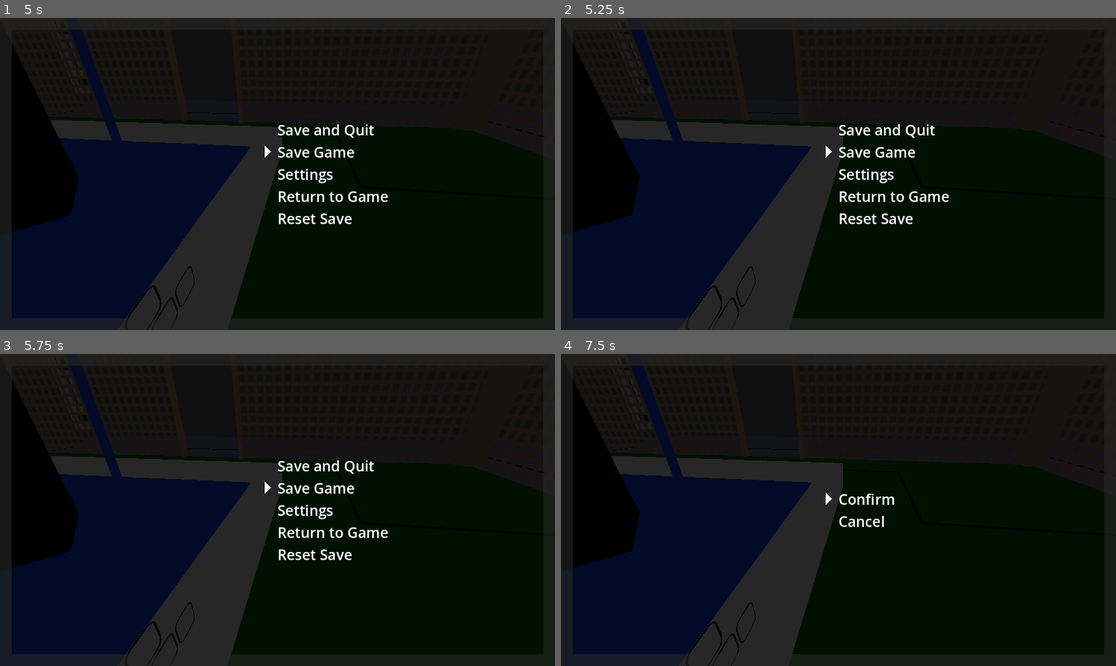
Above: before the commit, frames 1-4 (two rows, left to right).
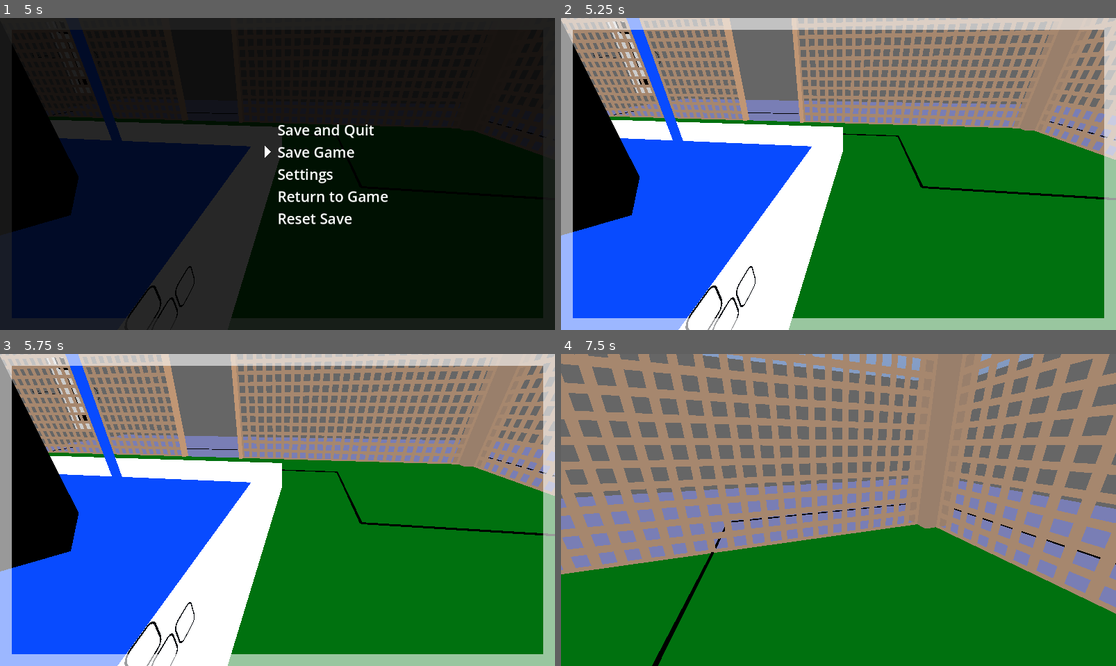
Above: after the commit, the same moments.

Repository: MarkRoss470/grid-puzzle-game
Game: Godot game, scene res://scenes/Main.tscn
Same seed, same stepped clock (60 frames per second), same inputs: the game is played once before the commit and once after it.
Inputs (mouse positions are in pixels of both pictures, inside the frame that each line leads up to):
- Up to frame 1 (5 s): tap Enter (ui_accept) at 0.5, 0.77, 1.25, 1.52, 3.02, 3.77, 4.52 s; move the mouse to (271, 180) at 0.52 s; hold W (move_forward) 0.53-2.03 s; tap Space (free_mouse) at 0.6, 2.1, 3.6 s; click (271, 180) at 0.67 s; move the mouse to (444, 220) at 1.27 s; tap Shift (run) at 1.35, 2.85, 4.35 s; click (444, 220) at 1.42 s; tap R (reset) at 2, 4.9 s; move the mouse to (111, 127) at 2.02 s; hold A (move_left) 2.03-3.53 s; click (111, 127) at 2.17 s; move the mouse to (283, 174) at 2.77 s; click (283, 174) at 2.92 s; move the mouse to (255, 167) at 3.52 s; hold W (move_forward) 3.53-4.28 s; click (255, 167) at 3.67 s; tap Escape (pause) at 4.15 s; move the mouse to (399, 158) at 4.27 s; hold D (move_right) from 4.28 s (still down); click (399, 158) at 4.42 s
- Up to frame 2 (5.25 s): tap Enter (ui_accept) at 5 s; move the mouse to (727, 189) at 5.02 s; release D (move_right) at 5.03 s; hold W (move_forward) from 5.03 s (still down); tap Space (free_mouse) at 5.1 s; click (727, 189) at 5.17 s
- Up to frame 3 (5.75 s): keep holding W (move_forward)
- Up to frame 4 (7.5 s): tap R (reset) at 5.75 s; move the mouse to (894, 441) at 5.77 s; release W (move_forward) at 5.78 s; hold D (move_right) from 5.78 s (still down); tap Shift (run) at 5.85, 7.35 s; click (894, 441) at 5.92 s; tap Enter (ui_accept) at 6.02, 6.5, 6.77 s; move the mouse to (810, 572) at 6.52 s; tap Space (free_mouse) at 6.6 s; click (810, 572) at 6.67 s; move the mouse to (1005, 556) at 7.27 s; click (1005, 556) at 7.42 s

Frame 1 is identical in both runs. In frame 2, 95% of the frame differs, in the area x 0-100%, y 0-100%; in frame 3, 95%; in frame 4, 100%.

Commit message:
Added setting for making the game fullscreen

Diff:
--- a/PauseMenu.tscn
+++ b/PauseMenu.tscn
@@ -71,43 +71,93 @@
 color = Color(0, 0, 0, 1)
 
 [node name="Pause" type="VBoxContainer" parent="Control"]
+custom_minimum_size = Vector2(100, 1.45519e-11)
+layout_mode = 1
+anchors_preset = -1
+anchor_left = 0.5
+anchor_right = 1.0
+anchor_bottom = 1.0
+grow_horizontal = 2
+grow_vertical = 2
+alignment = 1
+
+[node name="Save and Quit" type="Label" parent="Control/Pause"]
+layout_mode = 2
+mouse_filter = 0
+text = "Save and Quit"
+
+[node name="ColorRect" type="ColorRect" parent="Control/Pause/Save and Quit"]
+layout_mode = 1
+anchors_preset = -1
+anchor_left = -1.001
+anchor_right = 1.0
+offset_left = 0.57605
+offset_bottom = 41.0
+mouse_filter = 1
+color = Color(1, 1, 1, 0)
+
+[node name="Save Game" type="Label" parent="Control/Pause"]
+layout_mode = 2
+mouse_filter = 0
+text = "Save Game"
+
+[node name="ColorRect" type="ColorRect" parent="Control/Pause/Save Game"]
+layout_mode = 1
+anchors_preset = -1
+anchor_left = -1.001
+anchor_right = 1.0
+offset_left = 0.57605
+offset_bottom = 41.0
+mouse_filter = 1
+color = Color(1, 1, 1, 0)
+
+[node name="Settings" type="Label" parent="Control/Pause"]
+layout_mode = 2
+mouse_filter = 0
+text = "Settings"
+
+[node name="ColorRect" type="ColorRect" parent="Control/Pause/Settings"]
+layout_mode = 1
+anchors_preset = -1
+anchor_left = -1.001
+anchor_right = 1.0
+offset_left = 0.57605
+offset_bottom = 41.0
+mouse_filter = 1
+color = Color(1, 1, 1, 0)
+
+[node name="Return to Game" type="Label" parent="Control/Pause"]
+layout_mode = 2
+mouse_filter = 0
+text = "Return to Game"
+
+[node name="ColorRect" type="ColorRect" parent="Control/Pause/Return to Game"]
+layout_mode = 1
+anchors_preset = -1
+anchor_left = -1.001
+anchor_right = 1.0
+offset_left = 0.57605
+offset_bottom = 41.0
+mouse_filter = 1
+color = Color(1, 1, 1, 0)
+
+[node name="Reset Save" type="Label" parent="Control/Pause"]
+layout_mode = 2
+mouse_filter = 0
+text = "Reset Save"
+
+[node name="ColorRect" type="ColorRect" parent="Control/Pause/Reset Save"]
+layout_mode = 1
+anchors_preset = -1
+anchor_left = -1.001
+anchor_right = 1.0
+offset_left = 0.57605
+offset_bottom = 41.0
+mouse_filter = 1
+color = Color(1, 1, 1, 0)
+
+[node name="Settings" type="VBoxContainer" parent="Control"]
 visible = false
-custom_minimum_size = Vector2(100, 1.45519e-11)
-layout_mode = 1
-anchors_preset = -1
-anchor_left = 0.5
-anchor_right = 1.0
-anchor_bottom = 1.0
-grow_horizontal = 2
-grow_vertical = 2
-alignment = 1
-
-[node name="Save and Quit" type="Label" parent="Control/Pause"]
-layout_mode = 2
-mouse_filter = 0
-text = "Save and Quit"
-
-[node name="Save Game" type="Label" parent="Control/Pause"]
-layout_mode = 2
-mouse_filter = 0
-text = "Save Game"
-
-[node name="Settings" type="Label" parent="Control/Pause"]
-layout_mode = 2
-mouse_filter = 0
-text = "Settings"
-
-[node name="Return to Game" type="Label" parent="Control/Pause"]
-layout_mode = 2
-mouse_filter = 0
-text = "Return to Game"
-
-[node name="Reset Save" type="Label" parent="Control/Pause"]
-layout_mode = 2
-mouse_filter = 0
-text = "Reset Save"
-
-[node name="Settings" type="VBoxContainer" parent="Control"]
 custom_minimum_size = Vector2(100, 1.45519e-11)
 layout_mode = 1
 anchors_preset = -1
@@ -177,6 +227,24 @@
 text = "Menu transparency"
 
 [node name="CheckButton" type="CheckButton" parent="Control/Settings/Menu transparency"]
+layout_mode = 1
+anchors_preset = -1
+anchor_left = 1.004
+anchor_top = 0.578
+anchor_right = 1.004
+anchor_bottom = 0.578
+offset_left = 18.868
+offset_top = -12.01
+offset_right = 62.868
+offset_bottom = 11.99
+
+[node name="Fullscreen" type="Label" parent="Control/Settings"]
+layout_mode = 2
+size_flags_horizontal = 0
+mouse_filter = 0
+text = "Fullscreen"
+
+[node name="CheckButton" type="CheckButton" parent="Control/Settings/Fullscreen"]
 layout_mode = 1
 anchors_preset = -1
 anchor_left = 1.004
@@ -247,8 +315,11 @@
 [connection signal="gui_input" from="Control/Settings/Menu transparency" to="." method="on_menu_item_gui_input" binds= [2]]
 [connection signal="mouse_entered" from="Control/Settings/Menu transparency" to="." method="on_menu_item_mouse_entered" binds= [2]]
 [connection signal="toggled" from="Control/Settings/Menu transparency/CheckButton" to="." method="on_menu_item_check_button_input" binds= [2]]
-[connection signal="gui_input" from="Control/Settings/Exit" to="." method="on_menu_item_gui_input" binds= [3]]
-[connection signal="mouse_entered" from="Control/Settings/Exit" to="." method="on_menu_item_mouse_entered" binds= [3]]
+[connection signal="gui_input" from="Control/Settings/Fullscreen" to="." method="on_menu_item_gui_input" binds= [3]]
+[connection signal="mouse_entered" from="Control/Settings/Fullscreen" to="." method="on_menu_item_mouse_entered" binds= [3]]
+[connection signal="toggled" from="Control/Settings/Fullscreen/CheckButton" to="." method="on_menu_item_check_button_input" binds= [3]]
+[connection signal="gui_input" from="Control/Settings/Exit" to="." method="on_menu_item_gui_input" binds= [4]]
+[connection signal="mouse_entered" from="Control/Settings/Exit" to="." method="on_menu_item_mouse_entered" binds= [4]]
 [connection signal="gui_input" from="Control/Reset Save Confirmation/Confirm" to="." method="on_menu_item_gui_input" binds= [0]]
 [connection signal="mouse_entered" from="Control/Reset Save Confirmation/Confirm" to="." method="on_menu_item_mouse_entered" binds= [0]]
 [connection signal="gui_input" from="Control/Reset Save Confirmation/Cancel" to="." method="on_menu_item_gui_input" binds= [1]]
--- a/saves/default_settings.json
+++ b/saves/default_settings.json
@@ -2,4 +2,5 @@
 	"mouse_sensitivity": 0.005,
 	"movement_speed": 3.0,
 	"menu_transparency": true,
+	"fullscreen": true,
 }
--- a/scripts/Player and UI/CharacterController.gd
+++ b/scripts/Player and UI/CharacterController.gd
@@ -21,9 +21,6 @@
 @export var listener: AudioListener3D
 # The audio stream for the player's footsteps
 @export var audio_player: AudioStreamPlayer
-
-# Whether to make the game fullscreen
-@export var fullscreen := true
 
 # Whether the mouse is free (when interacting with a puzzle)
 # Controls whether mouse and keyboard inputs move the player
@@ -55,6 +52,13 @@
 
 	Settings.register_callback("movement_speed", func(new_value):
 		walk_speed = new_value
+	)
+
+	Settings.register_callback("fullscreen", func(value):
+		if value:
+			get_window().mode = Window.MODE_FULLSCREEN
+		else:
+			get_window().mode = Window.MODE_MAXIMIZED
 	)
 
 	listener.make_current()
@@ -130,11 +134,6 @@
 
 # Called every frame. 'delta' is the elapsed time since the previous frame.
 func _process(_delta):
-	# Set fullscreen on first frame
-	# Prevents graphical artifacts when called in _ready
-	if fullscreen and Engine.get_frames_drawn() == 0:
-		get_window().mode = Window.MODE_MAXIMIZED if (true) else Window.MODE_WINDOWED
-
 	# If 'free_mouse' input was just pressed, update mouse mode
 	if Input.is_action_just_pressed("free_mouse"):
 		# If mouse is currently free, capture it
--- a/scripts/Player and UI/PauseMenu.gd
+++ b/scripts/Player and UI/PauseMenu.gd
@@ -40,6 +40,7 @@
 	MOUSE_SENSITIVITY,
 	MOVEMENT_SPEED,
 	MENU_TRANSPARENCY,
+	FULLSCREEN,
 	EXIT,
 }
 
@@ -48,6 +49,7 @@
 	"mouse_sensitivity",
 	"movement_speed",
 	"menu_transparency",
+	"fullscreen",
 ]
 
 # What type each setting is
@@ -55,6 +57,7 @@
 	SettingType.Slider,      # MOUSE_SENSITIVITY
 	SettingType.Slider,      # MOVEMENT_SPEED
 	SettingType.CheckButton, # MENU_TRANSPARENCY
+	SettingType.CheckButton, # FULLSCREEN
 
 	null,                    # EXIT
 ]
